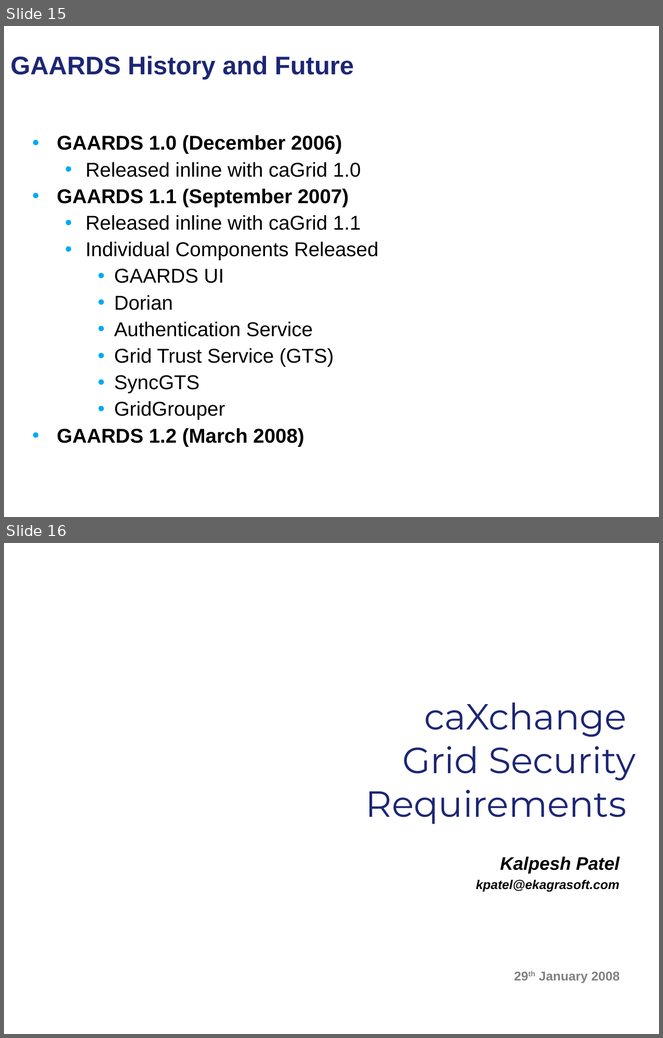
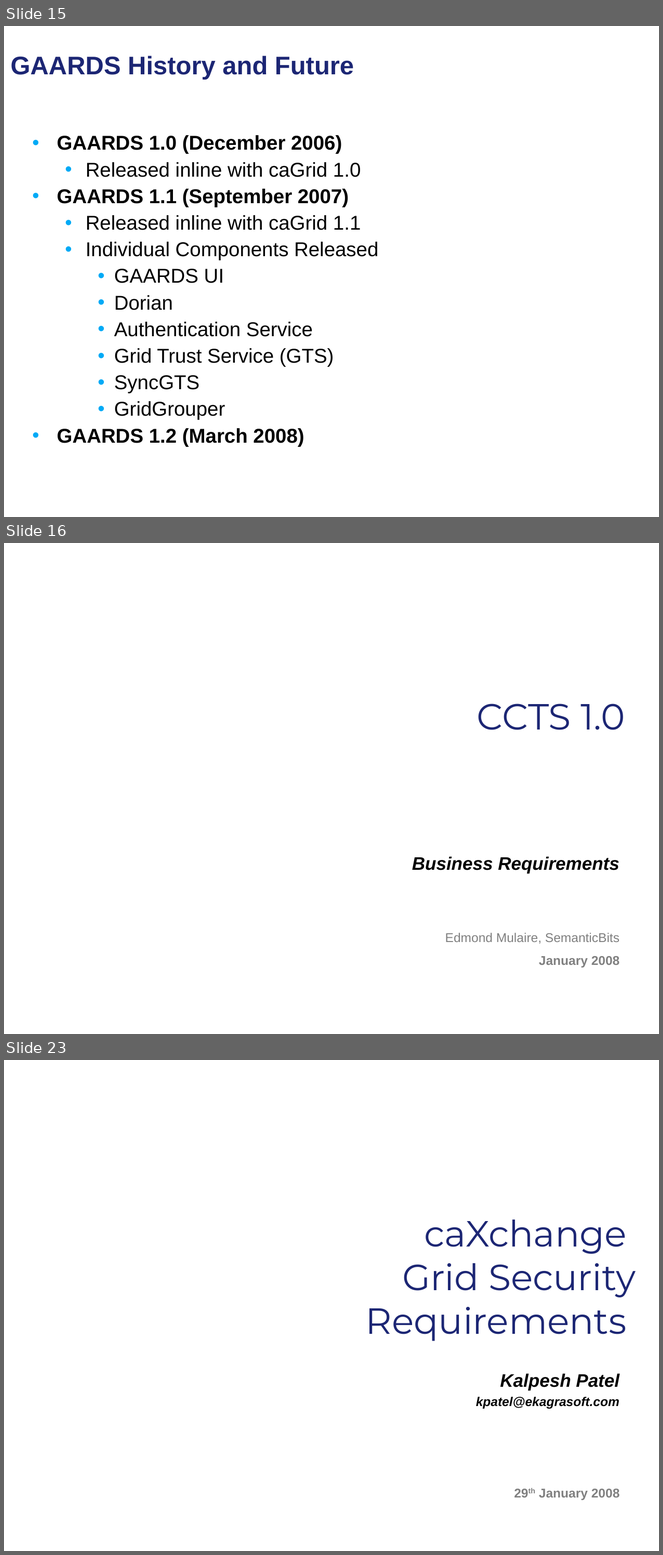
Before and after one commit to NCIP/cagrid-portal, a slide deck: cagrid-1-0/Documentation/presentations/security/gaards-arch-vcde-f2f-january-2008.ppt. Shown one above the other, each under a label of ours: slides 15 and 16 before the commit, slides 15, 16 and 23 after it; the slides between them are not shown. The pictures are 663x1038 and 663x1555 pixels, drawn with LibreOffice and Linux fonts; fonts in the diff are those of the drawing; background and template pictures are left out. Boxes give left, top, right and bottom in pixels: in the first picture for what was removed or moved away, otherwise in the second. Text is boxed around its words. In the diff, an @@ line names an element or a change of style, - is before the commit and + after.

```diff
--- a/cagrid-1-0/Documentation/presentations/security/gaards-arch-vcde-f2f-january-2008.ppt
+++ b/cagrid-1-0/Documentation/presentations/security/gaards-arch-vcde-f2f-january-2008.ppt
@@ slide 16 added at box(4, 543, 659, 1034), background picture (left out) @@
@@ title added at box(477, 704, 625, 730), 40 pt, text #1C2674 @@
+CCTS 1.0
@@ subtitle added at box(412, 857, 620, 874), 20 pt, text #000000, bold, italic @@
+Business Requirements
@@ text added at box(445, 933, 620, 968), 14 pt, text #808080 @@
+Edmond Mulaire, SemanticBits
+January 2008
@@ what was slide 16 is now slide 23 @@
```
Also in this commit, not shown: 6 other slides added.
